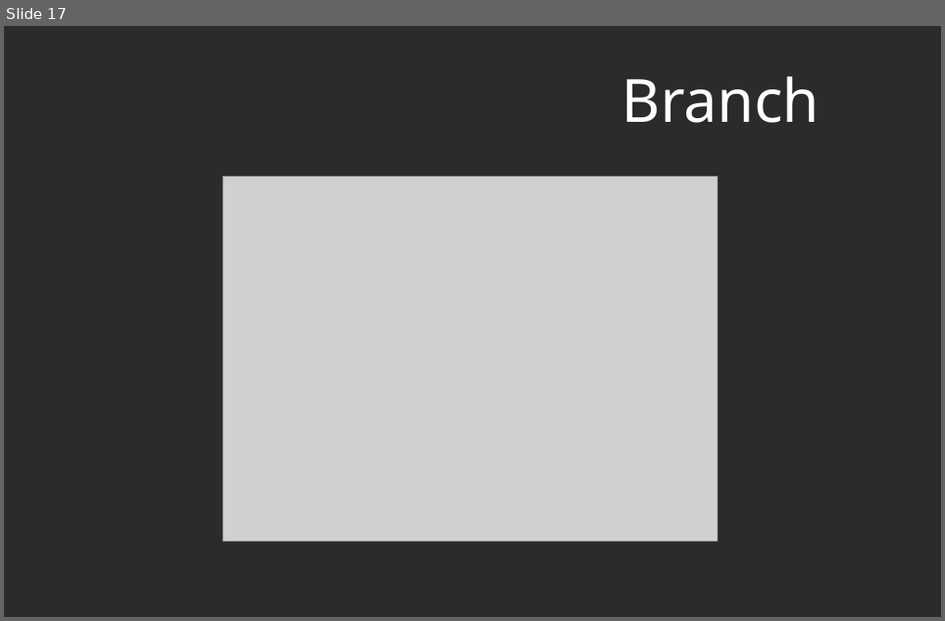
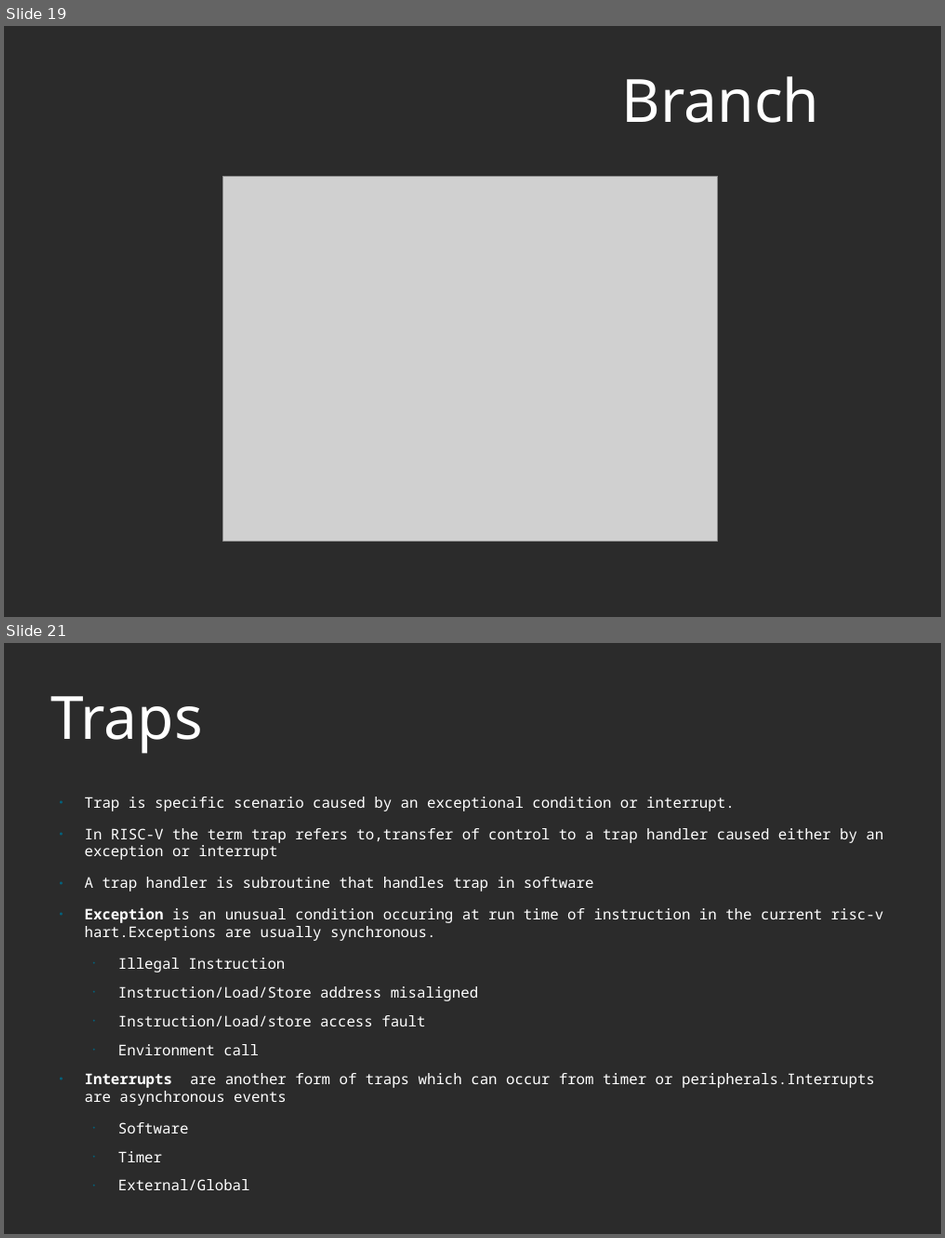
Before and after one commit to murthuja1708/desd_class, a slide deck: RISCV.odp. Shown one above the other, each under a label of ours: slide 17 before the commit, slides 19 and 21 after it; the slides between them are not shown. The pictures are 945x621 and 945x1238 pixels, drawn with LibreOffice and Linux fonts; fonts in the diff are those of the drawing; grey boxes stand for pictures; background and template pictures are left out; a plain dark background stands for a picture behind light text. Boxes give left, top, right and bottom in pixels: in the first picture for what was removed or moved away, otherwise in the second. Text is boxed around its words. In the diff, an @@ line names an element or a change of style, - is before the commit and + after.

Commit message:
added interrupt slides and also created separate slides for sifive interrupts and interrupts from risc-v specification

```diff
--- a/RISCV.odp
+++ b/RISCV.odp
@@ slide 21 added at [4, 643, 941, 1234], background picture (left out) @@
@@ title added at [50, 696, 203, 754], 60 pt, text #FFFFFF @@
+Traps
@@ text added at [85, 796, 885, 1162], 14.8 pt, text #FFFFFF @@
+● Trap is specific scenario caused by an exceptional condition or interrupt.
+● In RISC-V the term trap refers to,transfer of control to a trap handler caused either by an exception or interrupt
+● A trap handler is subroutine that handles trap in software
+● Exception is an unusual condition occuring at run time of instruction in the current risc-v hart.Exceptions are usually synchronous.
+  • Illegal Instruction
+  • Instruction/Load/Store address misaligned
+  • Instruction/Load/store access fault
+  • Environment call
+● Interrupts are another form of traps which can occur from timer or peripherals.Interrupts are asynchronous events
+  • Software
+  • Timer
+  • External/Global
@@ what was slide 17 is now slide 19 @@
```
Also in this commit, not shown: 16 slides changed, 7 other slides added, 5 slides removed.
